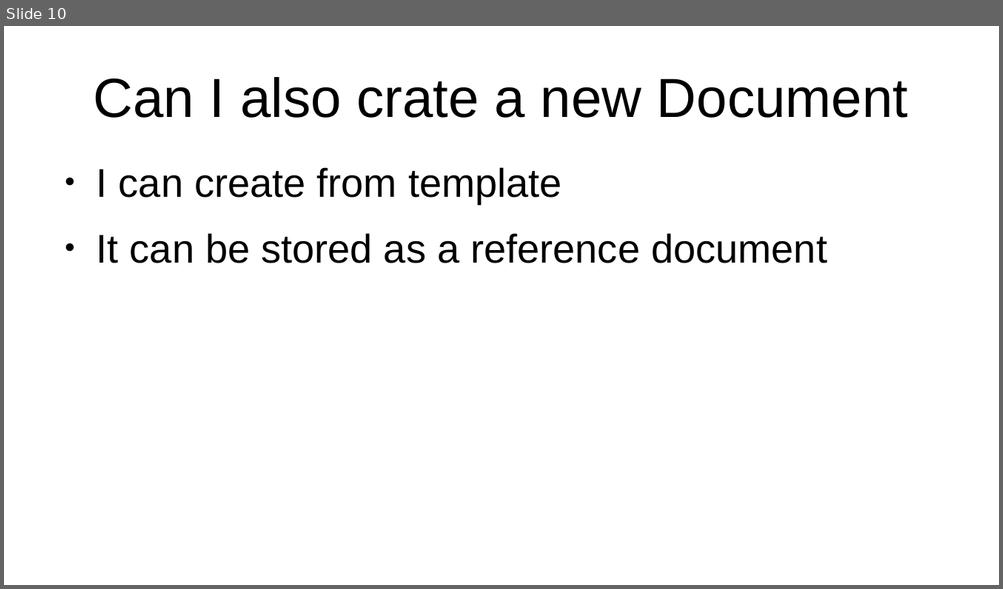
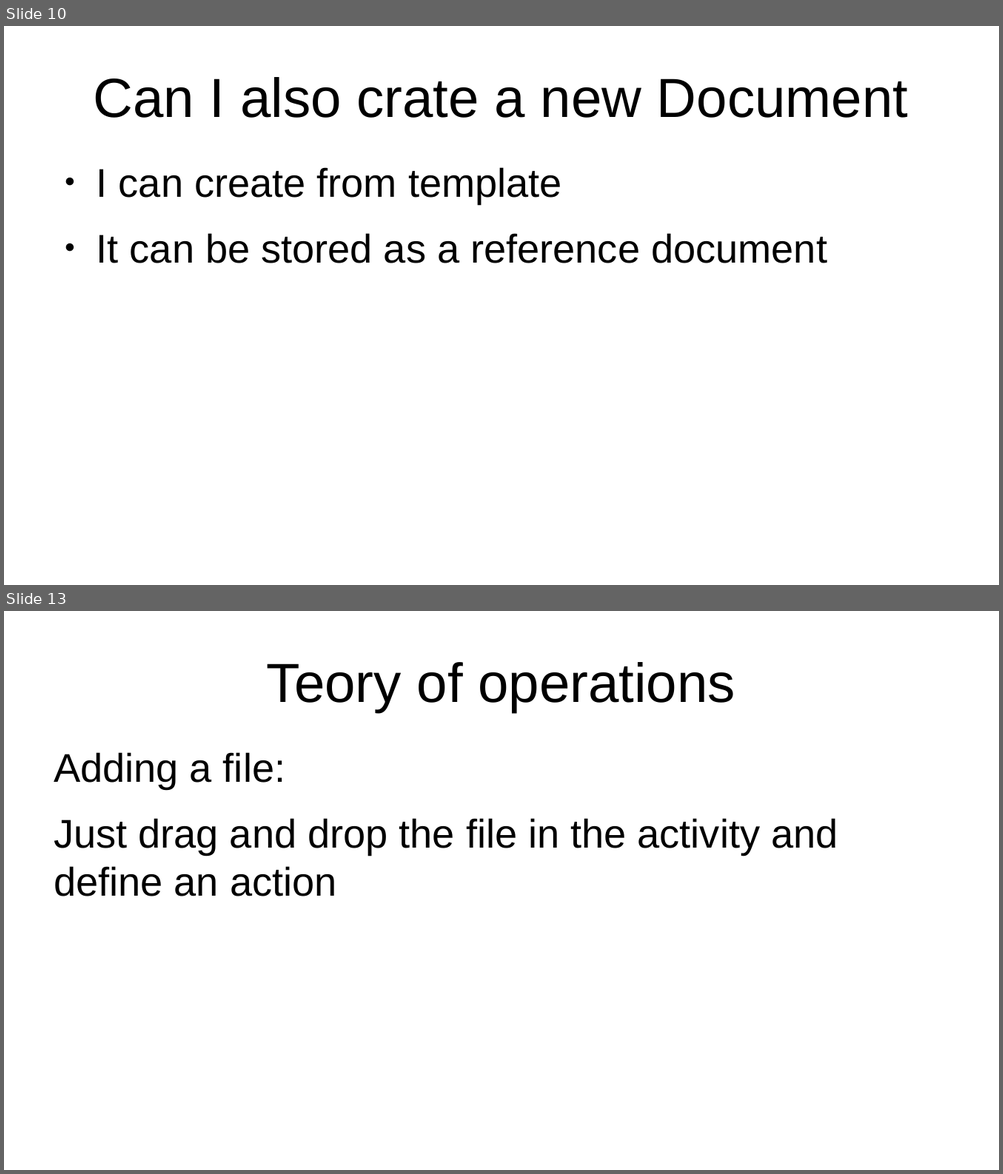
Before and after one commit to g-gualeni/QtWhiteBase, a slide deck: WhiteBase Doc/WhiteBase Stories.odp. Shown one above the other, each under a label of ours: slide 10 before the commit, slides 10 and 13 after it; the slides between them are not shown. The pictures are 1003x589 and 1003x1174 pixels, drawn with LibreOffice and Linux fonts; fonts in the diff are those of the drawing. Boxes give left, top, right and bottom in pixels: in the first picture for what was removed or moved away, otherwise in the second. Text is boxed around its words. In the diff, an @@ line names an element or a change of style, - is before the commit and + after.

```diff
--- a/WhiteBase Doc/WhiteBase Stories.odp
+++ b/WhiteBase Doc/WhiteBase Stories.odp
@@ slide 13 added at [4, 611, 999, 1170], background #FFFFFF @@
@@ title added at [267, 662, 735, 712], 44 pt, text #000000 @@
+Teory of operations
@@ text added at [54, 752, 837, 897], 32 pt, text #000000 @@
+Adding a file:
+Just drag and drop the file in the activity and define an action
```
Also in this commit, not shown: 1 slide changed, 4 other slides added.
